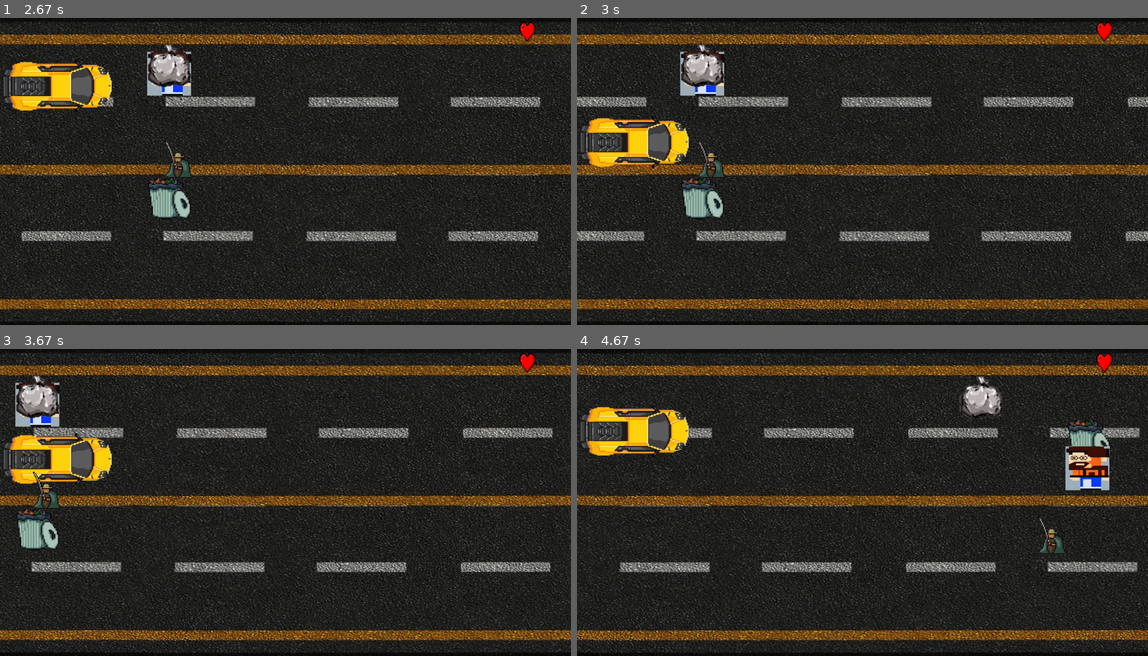
Above: before the commit, frames 1-4 (two rows, left to right).
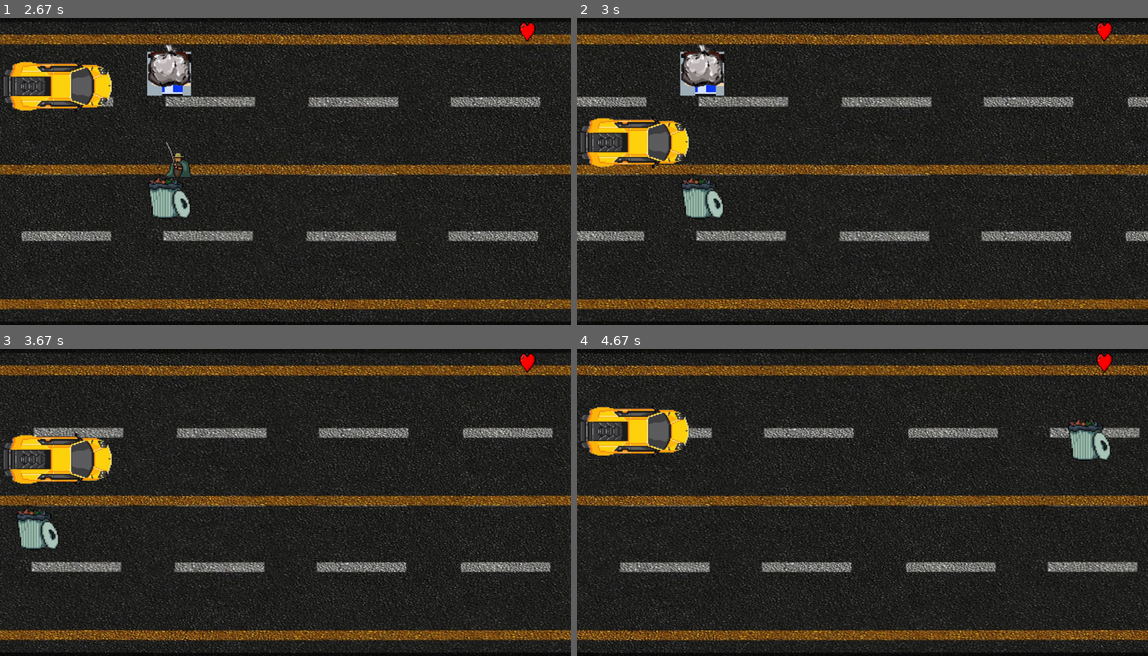
Above: after the commit, the same moments.

Repository: wellingtonrs07/PyGame_2023
Game: pygame game, started from Jogo.py
The game is run twice, just before and just after one commit, with the same random seed, the same clock (stepped at 60 frames per second) and the same inputs.
Inputs (mouse positions are in pixels of both pictures, inside the frame that each line leads up to):
- Up to frame 1 (2.67 s): click (285, 116) at 0.38 s; hold Up 0.67-1.13 s; move the mouse to (262, 183) at 0.7 s; hold Down 1.17-1.47 s; hold Up 1.5-1.87 s; hold Down 1.9-2.27 s; hold Up 2.3-2.6 s; hold Down from 2.63 s (still down)
- Up to frame 2 (3 s): release Down at 2.93 s; hold Up from 2.97 s (still down)
- Up to frame 3 (3.67 s): release Up at 3.33 s; hold Down from 3.37 s (still down)
- Up to frame 4 (4.67 s): release Down at 3.73 s; hold Up 3.77-4.07 s; hold Down 4.1-4.4 s; hold Up from 4.43 s (still down)

Frame 1 is identical in both runs. In frame 2, 0.2% of the frame differs, in the area x 21-26%, y 40-53%; in frame 3, 1.2%; in frame 4, 1.9%, in the area x 67-94%, y 8-67%.

Commit message:
hits adicionados

Diff:
--- a/tela_jogo.py
+++ b/tela_jogo.py
@@ -117,6 +117,9 @@
 
         all_obs.draw(screen)
 
+        # Verifica se houve colisão entre nave e meteoro
+        hits = pygame.sprite.spritecollide(jogador,all_obs, True)
+
         # Depois de desenhar tudo, inverte o display.
         pygame.display.flip()
         pygame.display.update()
